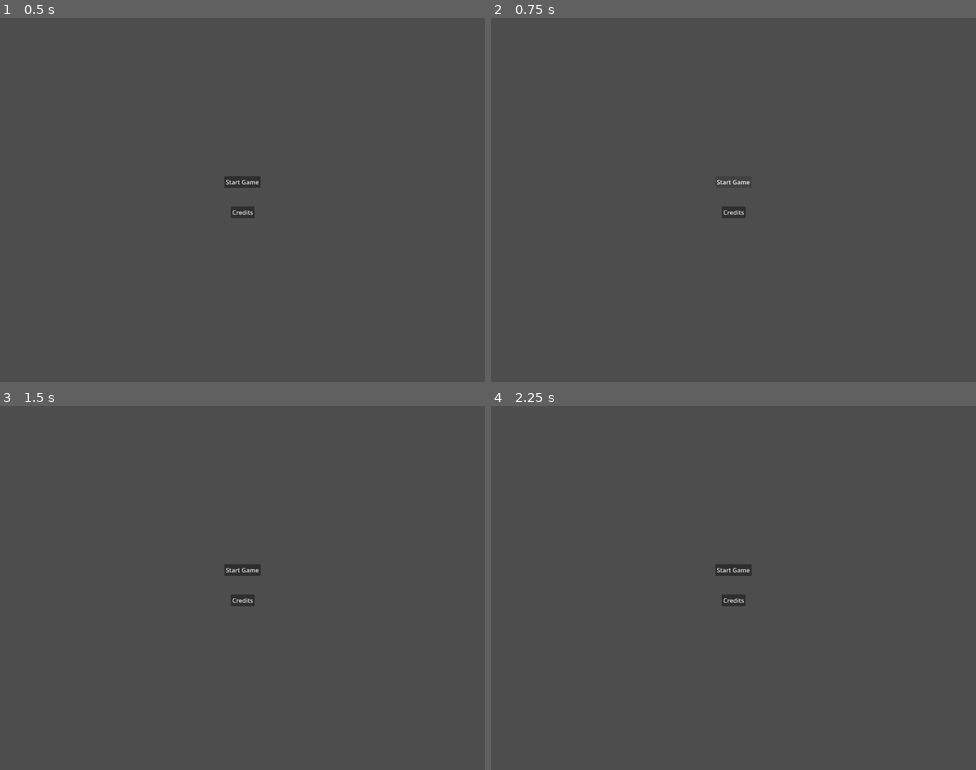
Above: before the commit, frames 1-4 (two rows, left to right).
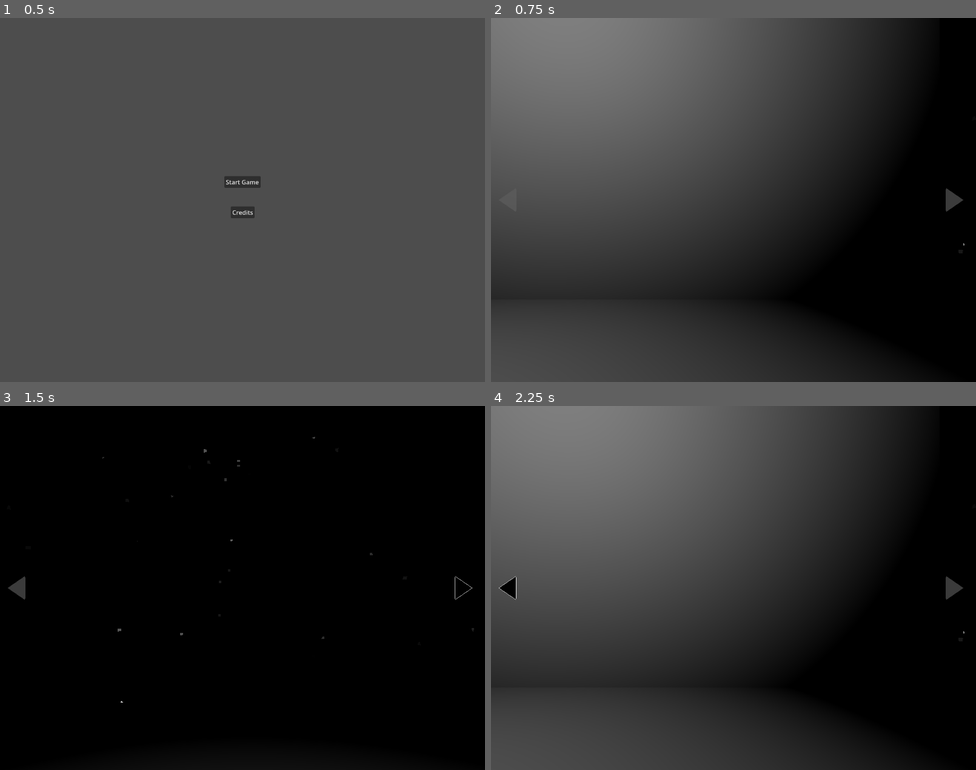
Above: after the commit, the same moments.

Repository: thecaptaincarrot/GMTK2026
Game: Godot game, scene res://main.tscn
Same seed, same stepped clock (60 frames per second), same inputs: the game is played once before the commit and once after it.
Inputs (mouse positions are in pixels of both pictures, inside the frame that each line leads up to):
- Up to frame 1 (0.5 s): no input
- Up to frame 2 (0.75 s): click "Start Game" at 0.5 s
- Up to frame 3 (1.5 s): click (460, 588) at 1.27 s
- Up to frame 4 (2.25 s): click (510, 588) at 2.02 s

Frame 1 is identical in both runs. In frame 2, 63% of the frame differs, in the area x 0-100%, y 0-100%; in frame 3, 100%; in frame 4, 63%.

Commit message:
very basic movement
able to turn around in the space and then move between position options

Diff:
--- a/UI/main_menu.gd
+++ b/UI/main_menu.gd
@@ -5,3 +5,7 @@
 
 func _on_credits_pressed() -> void:
 	main_scene.show_credits()
+
+
+func _on_play_pressed() -> void:
+	main_scene.show_game_scene()
--- a/UI/main_menu.tscn
+++ b/UI/main_menu.tscn
@@ -41,4 +41,5 @@
 grow_vertical = 2
 text = "Credits"
 
+[connection signal="pressed" from="Play" to="." method="_on_play_pressed"]
 [connection signal="pressed" from="Credits" to="." method="_on_credits_pressed"]
--- a/main.gd
+++ b/main.gd
@@ -1,7 +1,9 @@
 extends Node
+class_name MainScene
 
 var _main_menu_scene = load("res://UI/main_menu.tscn")
 var _credits_scene = load("res://UI/credits.tscn")
+var _game_scene = load("res://scenes/game_world/GameWorld.tscn")
 
 var _active_scene = null
 
@@ -25,3 +27,6 @@
 func show_game_scene():
 	if(_active_scene != null):
 		_active_scene.queue_free()
+	_active_scene = _game_scene.instantiate()
+	_active_scene.main_scene = self
+	add_child(_active_scene)
--- a/project.godot
+++ b/project.godot
@@ -19,3 +19,11 @@
 
 window/size/viewport_width=1280
 window/size/viewport_height=960
+
+[input]
+
+mouse_interact={
+"deadzone": 0.2,
+"events": [Object(InputEventMouseButton,"resource_local_to_scene":false,"resource_name":"","device":-1,"window_id":0,"alt_pressed":false,"shift_pressed":false,"ctrl_pressed":false,"meta_pressed":false,"button_mask":0,"position":Vector2(0, 0),"global_position":Vector2(0, 0),"factor":1.0,"button_index":1,"canceled":false,"pressed":false,"double_click":false,"script":null)
+]
+}
--- a/scenes/entities/player.tscn
+++ b/scenes/entities/player.tscn
@@ -1,8 +1,62 @@
 [gd_scene format=3 uid="uid://ck5lenyq7mwgt"]
 
 [ext_resource type="Script" uid="uid://devfcxbhe50e3" path="res://scenes/entities/player_controller.gd" id="1_i722k"]
+[ext_resource type="Texture2D" uid="uid://5tcw6b5hdkso" path="res://assets/right_arrow.png" id="2_1ie0h"]
+[ext_resource type="Texture2D" uid="uid://lh38k3sgvhng" path="res://assets/right_arrow_light.png" id="2_5u6hq"]
+[ext_resource type="Texture2D" uid="uid://jltpubhdykt4" path="res://assets/left_arrow.png" id="3_42nxq"]
+[ext_resource type="Texture2D" uid="uid://bhd4lxweroceh" path="res://assets/left_arrow_light.png" id="4_d4qa6"]
 
-[node name="Player" type="Node3D" unique_id=1497548763]
+[sub_resource type="SphereShape3D" id="SphereShape3D_st70h"]
+radius = 0.8
+
+[node name="Player" type="Area3D" unique_id=30648298]
 script = ExtResource("1_i722k")
 
 [node name="Camera3D" type="Camera3D" parent="." unique_id=1567070269]
+current = true
+
+[node name="Collider" type="CollisionShape3D" parent="." unique_id=1389192223]
+shape = SubResource("SphereShape3D_st70h")
+
+[node name="HUD" type="CanvasLayer" parent="." unique_id=1321176716]
+
+[node name="Control" type="Control" parent="HUD" unique_id=101959530]
+layout_mode = 3
+anchors_preset = 15
+anchor_right = 1.0
+anchor_bottom = 1.0
+grow_horizontal = 2
+grow_vertical = 2
+mouse_filter = 2
+
+[node name="RightArrow" type="TextureButton" parent="HUD/Control" unique_id=60494364]
+layout_mode = 1
+anchors_preset = 6
+anchor_left = 1.0
+anchor_top = 0.5
+anchor_right = 1.0
+anchor_bottom = 0.5
+offset_left = -96.0
+offset_top = -32.0
+offset_right = -32.0
+offset_bottom = 32.0
+grow_horizontal = 0
+grow_vertical = 2
+texture_normal = ExtResource("2_5u6hq")
+texture_hover = ExtResource("2_1ie0h")
+
+[node name="LeftArrow" type="TextureButton" parent="HUD/Control" unique_id=1683298182]
+layout_mode = 1
+anchors_preset = 4
+anchor_top = 0.5
+anchor_bottom = 0.5
+offset_left = 19.0
+offset_top = -32.0
+offset_right = 83.0
+offset_bottom = 32.0
+grow_vertical = 2
+texture_normal = ExtResource("4_d4qa6")
+texture_hover = ExtResource("3_42nxq")
+
+[connection signal="pressed" from="HUD/Control/RightArrow" to="." method="_on_right_arrow_pressed"]
+[connection signal="pressed" from="HUD/Control/LeftArrow" to="." method="_on_left_arrow_pressed"]
--- a/scenes/entities/player_controller.gd
+++ b/scenes/entities/player_controller.gd
@@ -1 +1,11 @@
 extends Node3D
+class_name PlayerController
+
+
+	#at some point this will need to be hooked into event bus
+func _on_right_arrow_pressed() -> void:
+	rotate(Vector3(0, 1, 0), deg_to_rad(-90))
+
+
+func _on_left_arrow_pressed() -> void:
+	rotate(Vector3(0, 1, 0), deg_to_rad(90))
--- a/scenes/game_world/GameWorld.tscn
+++ b/scenes/game_world/GameWorld.tscn
@@ -2,14 +2,12 @@
 
 [ext_resource type="Script" uid="uid://clj11cr2s2157" path="res://scenes/game_world/game_world.gd" id="1_p46a1"]
 [ext_resource type="Shader" uid="uid://c37h6xp4wuuqf" path="res://scenes/game_world/skybox.gdshader" id="2_qfria"]
-[ext_resource type="PackedScene" uid="uid://ck5lenyq7mwgt" path="res://scenes/entities/player.tscn" id="3_57veo"]
-[ext_resource type="PackedScene" uid="uid://buwj6dfdhyat5" path="res://scenes/game_world/rooms/TestRoom.tscn" id="4_jamdq"]
 
 [sub_resource type="ShaderMaterial" id="ShaderMaterial_b7ym8"]
 shader = ExtResource("2_qfria")
 shader_parameter/sun_color = Color(1.253487, 0.98923135, 0.4558793, 1)
 shader_parameter/sun_size = 0.00999999977648
-shader_parameter/sun_blur = 9.644000457391481
+shader_parameter/sun_blur = 9.64400045739148
 shader_parameter/star_density = 0.5
 shader_parameter/star_brightness = 0.72800003132012
 
@@ -25,8 +23,3 @@
 
 [node name="WorldEnvironment" type="WorldEnvironment" parent="." unique_id=1870284894]
 environment = SubResource("Environment_st70h")
-
-[node name="Player" parent="." unique_id=1497548763 instance=ExtResource("3_57veo")]
-
-[node name="TestRoom" parent="." unique_id=419723155 instance=ExtResource("4_jamdq")]
-transform = Transform3D(1, 0, 0, 0, 1, 0, 0, 0, 1, 0, -2.2113671, -4)
--- a/scenes/game_world/game_world.gd
+++ b/scenes/game_world/game_world.gd
@@ -1,5 +1,32 @@
 extends Node3D
 
-var _active_room:GameRoom = null
+var _player_scene = load("res://scenes/entities/player.tscn")
+var _test_room_path ="res://scenes/game_world/rooms/TestRoom.tscn"
 
-@export_node_path("Node3D") var _player := NodePath("Player")
+var _arrow = load("res://assets/cursor_normal.png")
+
+var _active_room:GameRoom
+var _player:PlayerController
+
+var main_scene:MainScene
+
+
+func _ready():
+	Input.set_custom_mouse_cursor(_arrow)
+	load_room(_test_room_path)
+	_player = _player_scene.instantiate()
+	var pos = _active_room.set_active_position_node(1)
+	_player.set_global_position(pos)
+	add_child(_player)
+
+func load_room(path):
+	if(_active_room != null):
+		_active_room.move_player.disconnect(_move_player)
+		_active_room.queue_free()
+	#this should be moved into a single loader to optimize later
+	_active_room = load(path).instantiate()
+	_active_room.move_player.connect(_move_player)
+	add_child(_active_room)
+
+func _move_player(pos:Vector3):
+	_player.set_global_position(pos)
--- /dev/null
+++ b/scenes/game_world/player_position_option.gd
@@ -0,0 +1,18 @@
+extends Area3D
+class_name PlayerPositionOption
+
+signal mouse_in_area
+signal mouse_left_area
+
+func disable_collision():
+	$Collider.disabled = true
+
+func enable_collision():
+	$Collider.disabled = false
+
+func _on_mouse_entered() -> void:
+	emit_signal("mouse_in_area", int(name))
+
+
+func _on_mouse_exited() -> void:
+	emit_signal("mouse_left_area", int(name))
--- /dev/null
+++ b/scenes/game_world/player_position_option.tscn
@@ -0,0 +1,16 @@
+[gd_scene format=3 uid="uid://b1rw18yn7vlo7"]
+
+[ext_resource type="Script" uid="uid://6xepi6oh4vrk" path="res://scenes/game_world/player_position_option.gd" id="1_mgodr"]
+
+[sub_resource type="SphereShape3D" id="SphereShape3D_st70h"]
+radius = 1.0
+
+[node name="1" type="Area3D" unique_id=840362772]
+script = ExtResource("1_mgodr")
+
+[node name="Collider" type="CollisionShape3D" parent="." unique_id=562937766]
+transform = Transform3D(1, 0, 0, 0, 1, 0, 0, 0, 1, 0, 0.2531109, 0)
+shape = SubResource("SphereShape3D_st70h")
+
+[connection signal="mouse_entered" from="." to="." method="_on_mouse_entered"]
+[connection signal="mouse_exited" from="." to="." method="_on_mouse_exited"]
--- a/scenes/game_world/rooms/TestRoom.tscn
+++ b/scenes/game_world/rooms/TestRoom.tscn
@@ -1,8 +1,13 @@
 [gd_scene format=3 uid="uid://buwj6dfdhyat5"]
 
-[node name="TestRoom" type="Node3D" unique_id=419723155]
+[ext_resource type="Script" uid="uid://deo534va4hvh1" path="res://scenes/game_world/rooms/game_room.gd" id="1_0adlr"]
+[ext_resource type="PackedScene" uid="uid://b1rw18yn7vlo7" path="res://scenes/game_world/player_position_option.tscn" id="2_rwkeo"]
 
-[node name="Meshes" type="Node3D" parent="." unique_id=917450985]
+[node name="TestRoom" type="Node3D" unique_id=1068165850]
+script = ExtResource("1_0adlr")
+metadata/_custom_type_script = "uid://deo534va4hvh1"
+
+[node name="Meshes" type="Node" parent="." unique_id=275305135]
 
 [node name="Floor" type="CSGBox3D" parent="Meshes" unique_id=1007591430]
 transform = Transform3D(1, 0, 0, 0, 1, 0, 0, 0, 1, 0, 0, 1)
@@ -12,13 +17,27 @@
 transform = Transform3D(1, 0, 0, 0, -4.371139e-08, -1, 0, 1, -4.371139e-08, 0, 1.95, -1.5500002)
 size = Vector3(8, 0.1, 4)
 
-[node name="Ceiling" type="CSGBox3D" parent="Meshes" unique_id=174742736]
-transform = Transform3D(1, 0, 0, 0, -1, 8.742278e-08, 0, -8.742278e-08, -1, 0, 3.95, 0.4499998)
+[node name="BackWall" type="CSGBox3D" parent="Meshes/BackWall" unique_id=1901410883]
+transform = Transform3D(1, 0, 0, 0, -1, 8.742277e-08, 0, -8.742277e-08, -1, 0, 5.1100945, -0.03929591)
 size = Vector3(8, 0.1, 4)
 
+[node name="Ceiling" type="CSGBox3D" parent="Meshes" unique_id=174742736]
+transform = Transform3D(1, 0, 0, 0, -1, 8.742278e-08, 0, -8.742278e-08, -1, 0, 3.95, 0.9783201)
+size = Vector3(8, 0.1, 5.0566406)
+
+[node name="CSGCylinder3D" type="CSGCylinder3D" parent="Meshes" unique_id=819918277]
+transform = Transform3D(1, 0, 0, 0, 1, 0, 0, 0, 1, -2.8771868, 0.46118164, 0.92117906)
+height = 1.0776367
+
 [node name="OmniLight3D" type="OmniLight3D" parent="." unique_id=832251037]
-transform = Transform3D(1, 0, 0, 0, 1, 0, 0, 0, 1, 0, 1.6623755, 0.19578981)
+transform = Transform3D(1, 0, 0, 0, 1, 0, 0, 0, 1, 0, 3.409923, 0.9954915)
 light_energy = 2.0
 light_volumetric_fog_energy = 0.0
 
-[node name="PlayerPositions" type="Node3D" parent="." unique_id=1423916037]
+[node name="PlayerPositions" type="Node" parent="." unique_id=773205362]
+
+[node name="1" parent="PlayerPositions" unique_id=840362772 instance=ExtResource("2_rwkeo")]
+transform = Transform3D(1, 0, 0, 0, 1, 0, 0, 0, 1, 1.8850615, 1.0732892, 0.93380594)
+
+[node name="2" parent="PlayerPositions" unique_id=185158097 instance=ExtResource("2_rwkeo")]
+transform = Transform3D(1, 0, 0, 0, 1, 0, 0, 0, 1, -2.7890036, 1.8354406, 0.8575902)
--- a/scenes/game_world/rooms/game_room.gd
+++ b/scenes/game_world/rooms/game_room.gd
@@ -1,4 +1,47 @@
 extends Node3D
 class_name GameRoom
 
-@onready var _player_positions_node = $PlayerPositions
+@onready var _position_container = $PlayerPositions
+
+var _hovered_index = null
+
+var _arrow = load("res://assets/cursor_normal.png")
+var _up = load("res://assets/cursor_up.png")
+
+signal move_player
+
+func _ready():
+	for ppo:PlayerPositionOption in _position_container.get_children():
+		ppo.mouse_in_area.connect(_mouse_in)
+		ppo.mouse_left_area.connect(_mouse_left)
+
+func _process(delta: float) -> void:
+	if(Input.is_action_just_pressed("mouse_interact") && _hovered_index != null):
+		var pos = set_active_position_node(_hovered_index)
+		emit_signal("move_player", pos)
+
+	if(_hovered_index != null):
+		Input.set_custom_mouse_cursor(_up)
+	else:
+		Input.set_custom_mouse_cursor(_arrow)
+
+
+func set_active_position_node(index:int):
+	var result = null
+	for opt in _position_container.get_children():
+		if(int(opt.name) == index):
+			_enable_all_position_colliders()
+			opt.enable_collision()
+			result = opt.get_global_position()
+			break
+	return result
+
+func _enable_all_position_colliders():
+	for opt in _position_container.get_children():
+		opt.enable_collision()
+
+func _mouse_in(index:int):
+	_hovered_index = index
+
+func _mouse_left(_index):
+	_hovered_index = null
Binary file added: assets/cursor_normal.png
Not shown, added: assets/cursor_normal.png.import
Binary file added: assets/cursor_up.png
Not shown, added: assets/cursor_up.png.import
Binary file added: assets/left_arrow.png
Not shown, added: assets/left_arrow.png.import
Binary file added: assets/left_arrow_light.png
Not shown, added: assets/left_arrow_light.png.import
Binary file added: assets/right_arrow.png
Not shown, added: assets/right_arrow.png.import
Binary file added: assets/right_arrow_light.png
Not shown, added: assets/right_arrow_light.png.import
(and 1 more such lines)
